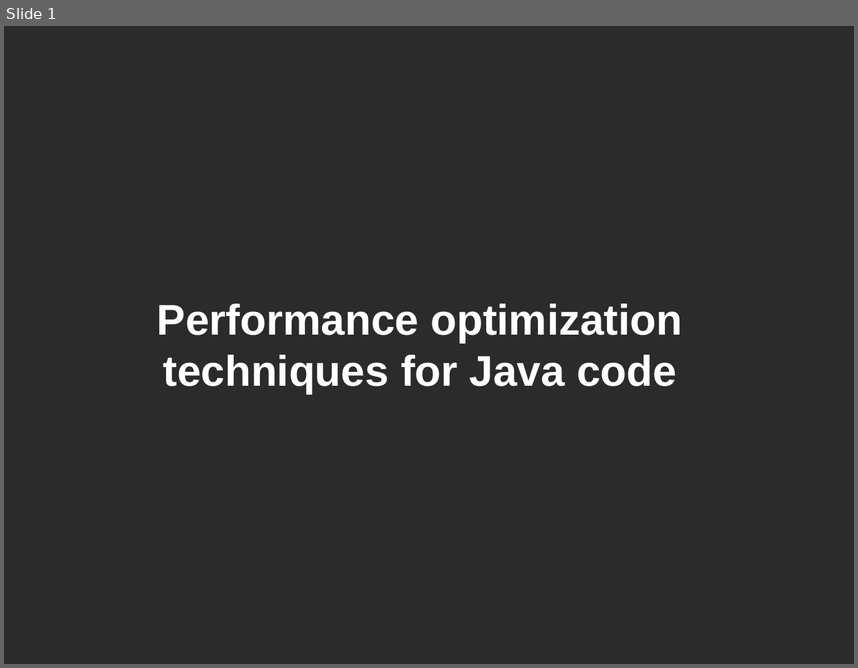
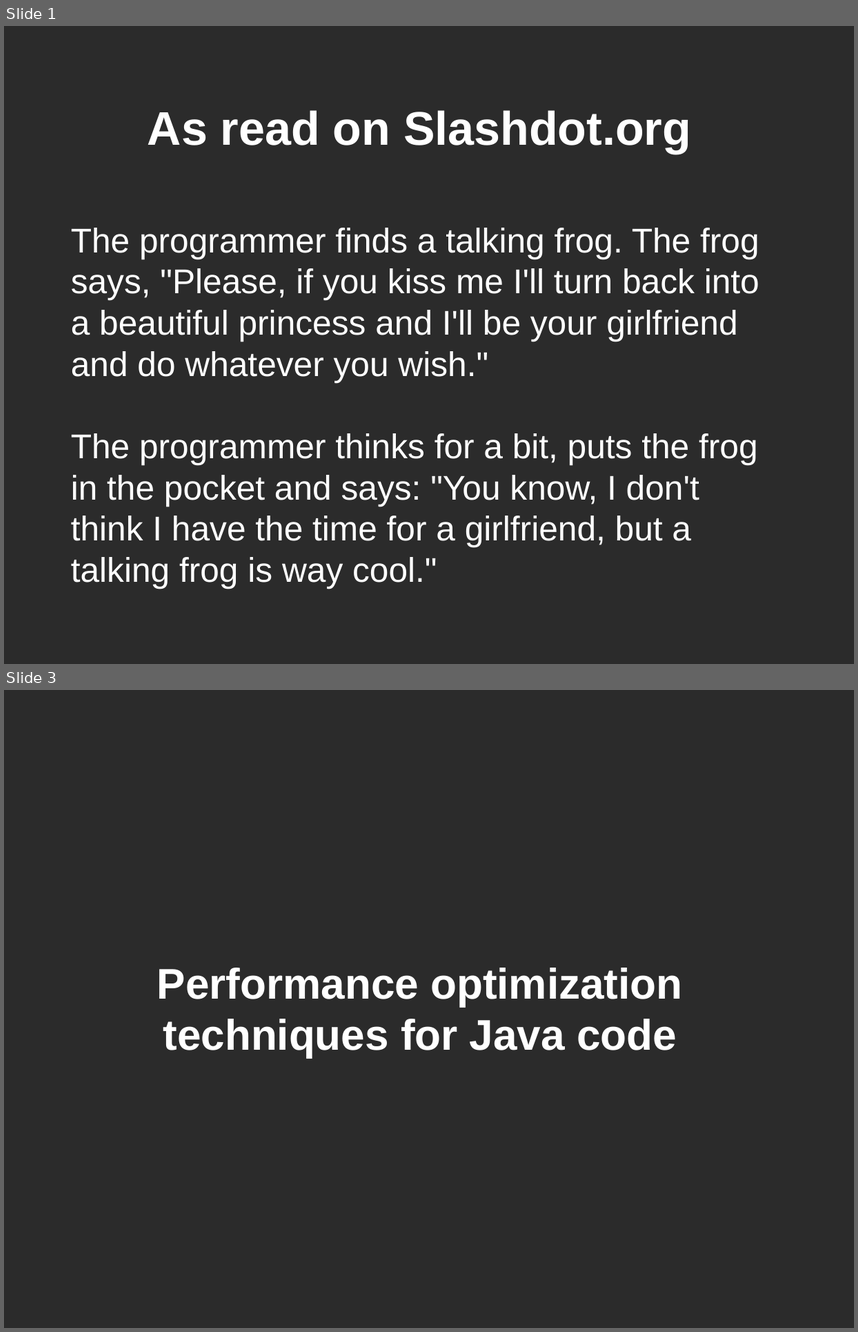
Before and after one commit to weijanlin/hype-free, a slide deck: java-perfopt-201003/java-perf-201003.odp. Shown one above the other, each under a label of ours: slide 1 before the commit, slides 1 and 3 after it; the slides between them are not shown. The pictures are 858x668 and 858x1332 pixels, drawn with LibreOffice and Linux fonts; fonts in the diff are those of the drawing; background and template pictures are left out; a plain dark background stands for a picture behind light text. Boxes give left, top, right and bottom in pixels: in the first picture for what was removed or moved away, otherwise in the second. Text is boxed around its words. In the diff, an @@ line names an element or a change of style, - is before the commit and + after.

```diff
--- a/java-perfopt-201003/java-perf-201003.odp
+++ b/java-perfopt-201003/java-perf-201003.odp
@@ slide 1 added at (4,26,854,664), background picture (left out) @@
@@ title added at (148,110,691,153), 44 pt, text #FFFFFF, bold @@
+As read on Slashdot.org
@@ subtitle added at (71,227,760,588), 32 pt, text #FFFFFF @@
+The programmer finds a talking frog. The frog says, "Please, if you kiss me I'll turn back into a beautiful princess and I'll be your girlfriend and do whatever you wish."
+The programmer thinks for a bit, puts the frog in the pocket and says: "You know, I don't think I have the time for a girlfriend, but a talking frog is way cool."
@@ what was slide 1 is now slide 3 @@
```
Also in this commit, not shown: 1 other slide added, 6 other files.
